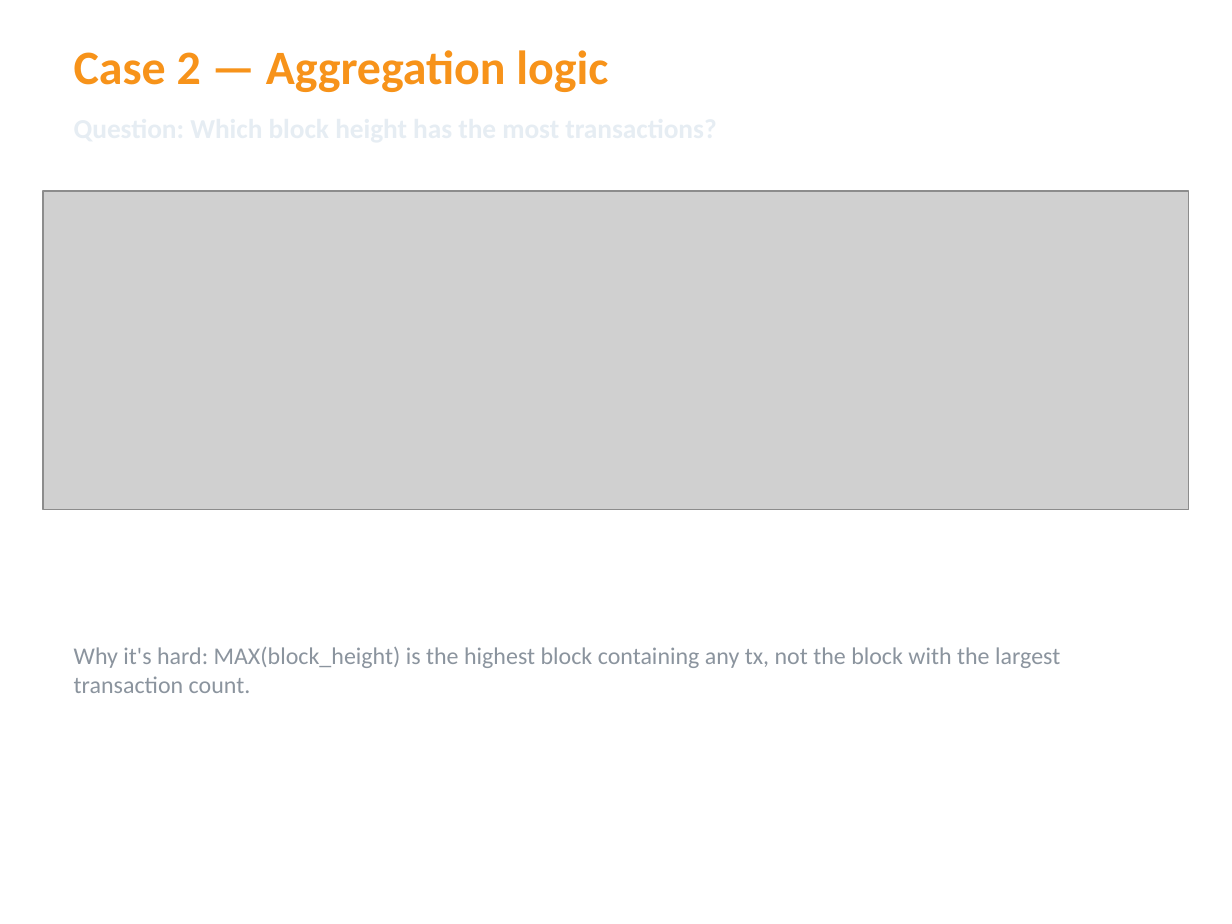
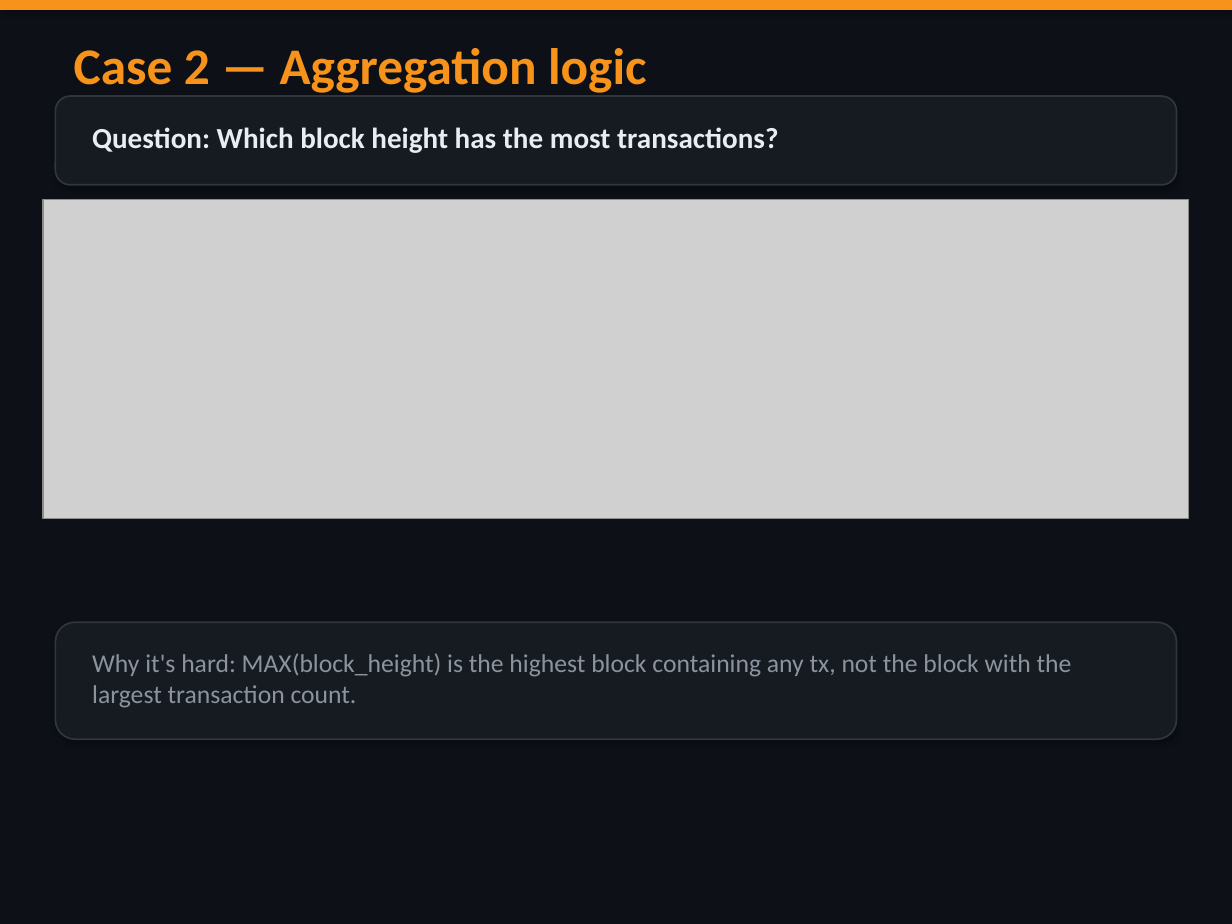
Before and after one commit to raghavendraprasath/AI-Generated-Block-Explorer, a slide deck: slide 3 of Text-to-SQL/slides/hard_failures.pptx. Drawn at 1232x924 pixels with LibreOffice and Linux fonts; fonts in the diff are those of the drawing; grey boxes stand for pictures. Boxes give left, top, right and bottom in pixels: in the first picture for what was removed or moved away, otherwise in the second. Text is boxed around its words. In the diff, an @@ line names an element or a change of style, - is before the commit and + after.

```diff
--- a/Text-to-SQL/slides/hard_failures.pptx
+++ b/Text-to-SQL/slides/hard_failures.pptx
@@ background #FFFFFF to #0D1117 @@
@@ rectangle added at box(0, 0, 1232, 10), fill #F7931A @@
@@ text "Case 2 — Aggregation logic" at box(74, 48, 646, 93): size 28 to 30 pt @@
@@ rounded rectangle added at box(55, 96, 1177, 185), fill #161B22, outline #30363D 1 pt @@
@@ text added at box(92, 127, 778, 153), 17 pt, text #E6EDF3, bold @@
+Question: Which block height has the most transactions?
@@ picture: place and size @@
-picture at box(43, 191, 1189, 510)
+picture at box(43, 200, 1189, 519)
@@ rounded rectangle added at box(55, 622, 1177, 739), fill #161B22, outline #30363D 1 pt @@
@@ text "Why it's hard: MAX(block_height) is ...": place and size @@
-text "Why it's hard: MAX(block_height) is ..." at box(74, 647, 1060, 693)
+text "Why it's hard: MAX(block_height) is ..." at box(92, 653, 1072, 708)
@@ text "Why it's hard: MAX(block_height) is ..." at box(92, 653, 1072, 708): size 14 to 15 pt @@
```
Also in this commit, not shown: 4 other slides changed, 4 other files.
